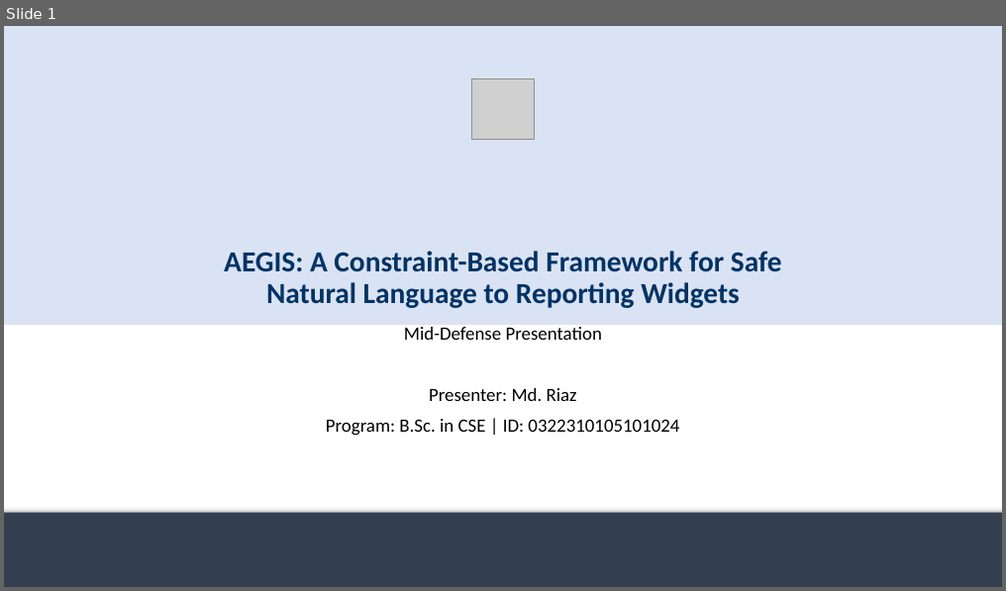
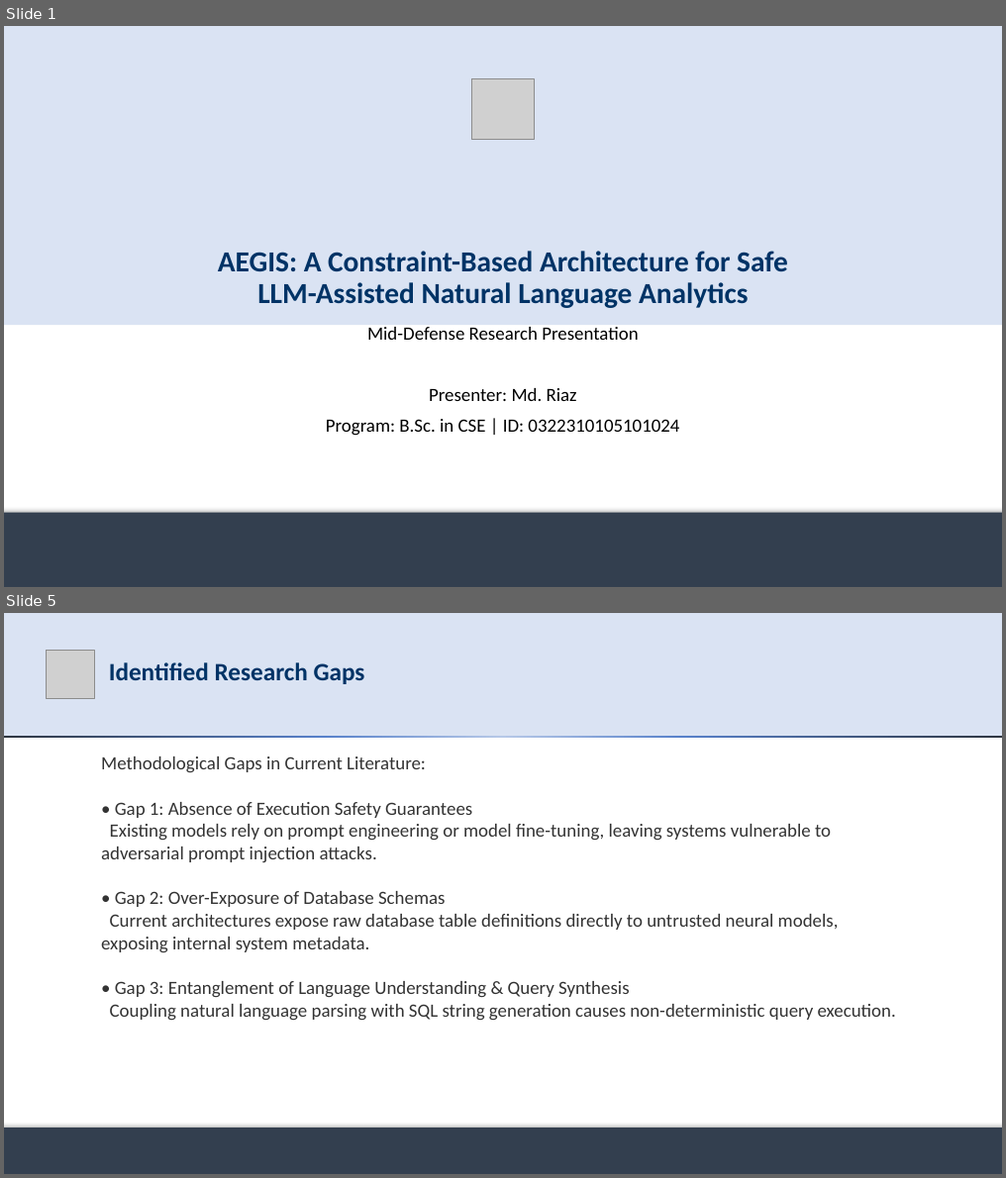
Before and after one commit to md-riaz/AEGIS-Research, a slide deck: docs/scripts/Md_Riaz_Mid_Defense_Final_0322310105101024.pptx. Shown one above the other, each under a label of ours: slide 1 before the commit, slides 1 and 5 after it; the slides between them are not shown. The pictures are 1006x591 and 1006x1178 pixels, drawn with LibreOffice and Linux fonts; fonts in the diff are those of the drawing; grey boxes stand for pictures. Boxes give left, top, right and bottom in pixels: in the first picture for what was removed or moved away, otherwise in the second. Text is boxed around its words. In the diff, an @@ line names an element or a change of style, - is before the commit and + after.

Commit message:
refactor(presentation): calibrate mid-defense deck with research questions, thesis title, and balanced evaluation claims

```diff
--- a/docs/scripts/Md_Riaz_Mid_Defense_Final_0322310105101024.pptx
+++ b/docs/scripts/Md_Riaz_Mid_Defense_Final_0322310105101024.pptx
@@ slide 5 added at box(4, 613, 1002, 1174), background #FFFFFF @@
@@ rectangle added at box(4, 613, 1002, 736), fill #DAE3F3 @@
@@ picture added at box(46, 651, 94, 698) @@
@@ title added at box(109, 663, 365, 684), 24 pt, text #003366, bold @@
+Identified Research Gaps
@@ rectangle added at box(4, 736, 1002, 738), fill gradient #B4C7E7 to #4D79C7 to #222A35 @@
@@ text added at box(101, 757, 896, 1021), 18 pt, text #333333 @@
+Methodological Gaps in Current Literature:
+• Gap 1: Absence of Execution Safety Guarantees
+Existing models rely on prompt engineering or model fine-tuning, leaving systems vulnerable to adversarial prompt injection attacks.
+• Gap 2: Over-Exposure of Database Schemas
+Current architectures expose raw database table definitions directly to untrusted neural models, exposing internal system metadata.
+• Gap 3: Entanglement of Language Understanding & Query Synthesis
+Coupling natural language parsing with SQL string generation causes non-deterministic query execution.
@@ rectangle added at box(4, 1128, 1002, 1174), fill #333F50 @@
@@ slide 1 changed as well @@
@@ title at box(218, 251, 788, 308): text changed @@
-AEGIS: A Constraint-Based Framework for Safe
-Natural Language to Reporting Widgets
+AEGIS: A Constraint-Based Architecture for Safe
+LLM-Assisted Natural Language Analytics
@@ subtitle at box(367, 327, 638, 340): text changed @@
-Mid-Defense Presentation
+Mid-Defense Research Presentation
```
Also in this commit, not shown: 12 other slides changed, 3 other slides added, 4 slides removed, 19 other files.
